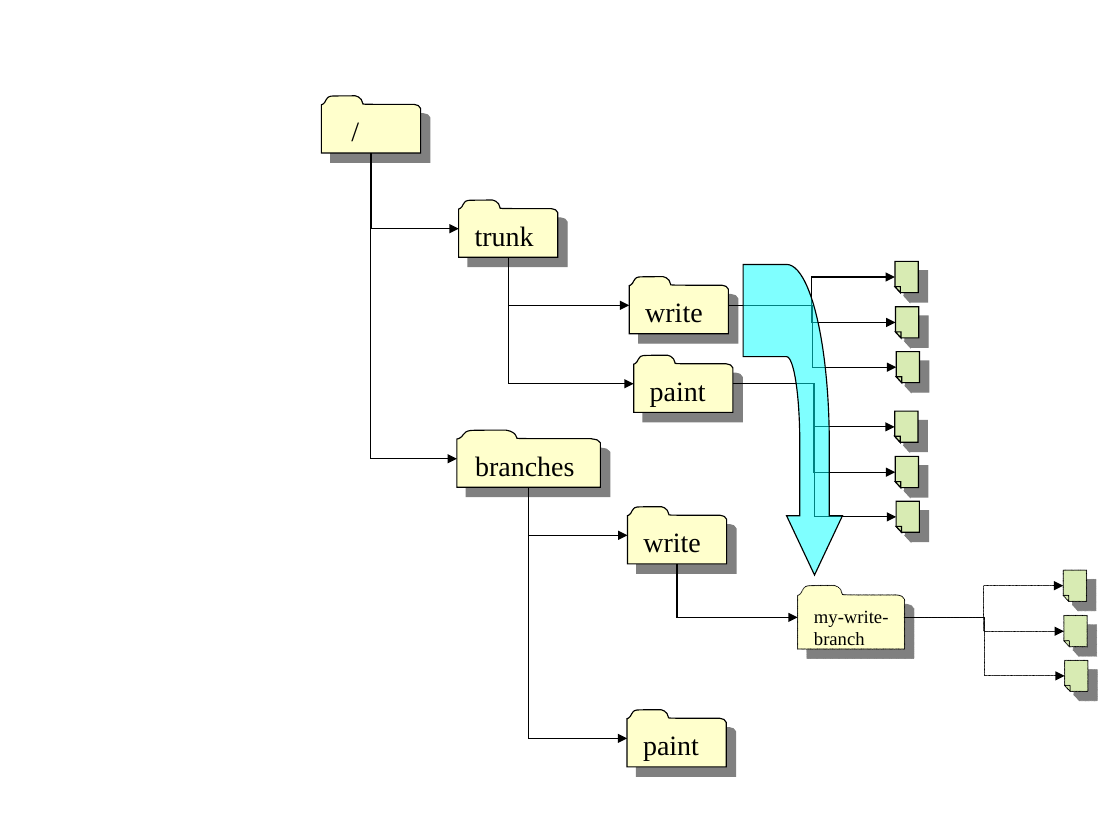
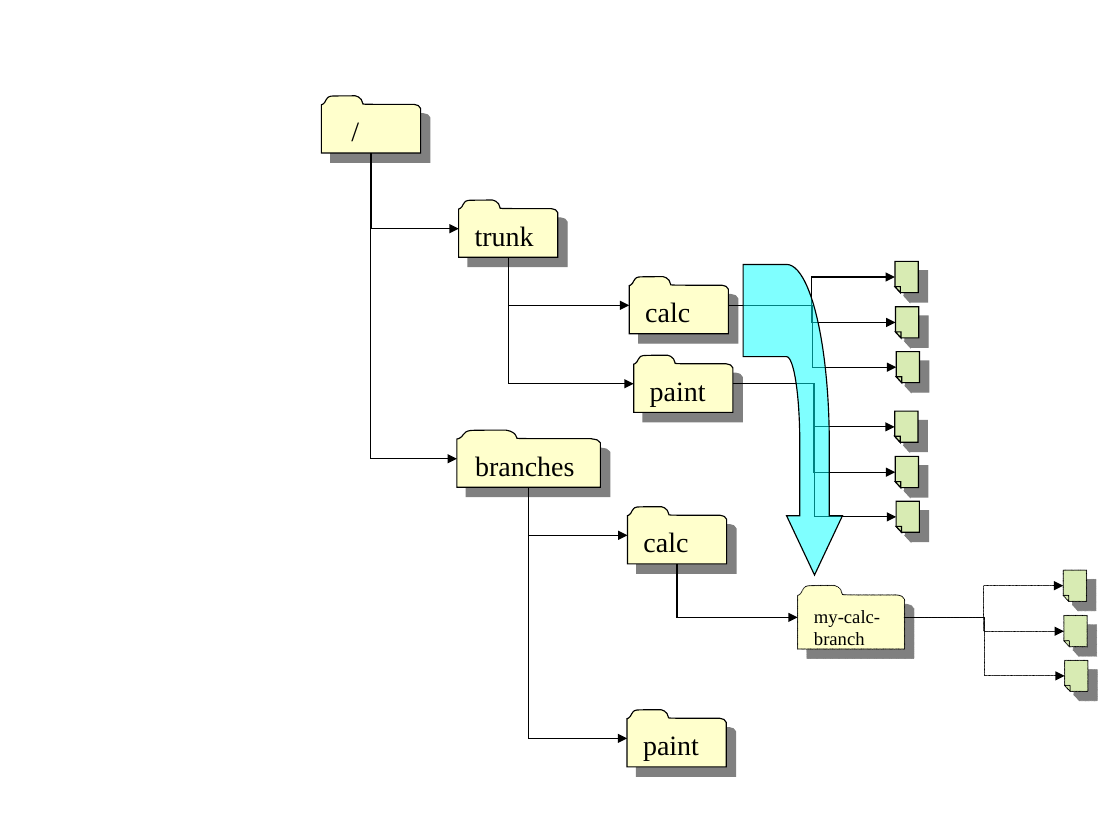
Before and after one commit to nabetaro/svnbook-ja, a slide deck: slide 3 of src/book/book/images/branches.ppt. Drawn at 1120x840 pixels with LibreOffice and Linux fonts; fonts in the diff are those of the drawing. Boxes give left, top, right and bottom in pixels: in the first picture for what was removed or moved away, otherwise in the second. Text is boxed around its words. In the diff, an @@ line names an element or a change of style, - is before the commit and + after.

Commit message:
Book: rename the 'write' example project to 'calc', which is less confusing.
* ch02.xml, ch04.xml:  write->calc, document.c->integer.c, search.c->button.c

* VersioningModels.ppt, branches.ppt, ch02dia6.png, ch04dia2.png,
  ch04dia3.png, ch04dia4.png:  change all diagrams to have new names (ugh)

```diff
--- a/src/book/book/images/branches.ppt
+++ b/src/book/book/images/branches.ppt
@@ text in freeform shape at box(645, 302, 690, 323): text changed @@
-write
+calc
@@ text in freeform shape at box(643, 532, 688, 553): text changed @@
-write
+calc
@@ text in freeform shape at box(814, 618, 889, 650): text changed @@
-my-write-branch
+my-calc-branch
```
Also in this commit, not shown: 2 other slides changed, 7 other files.
